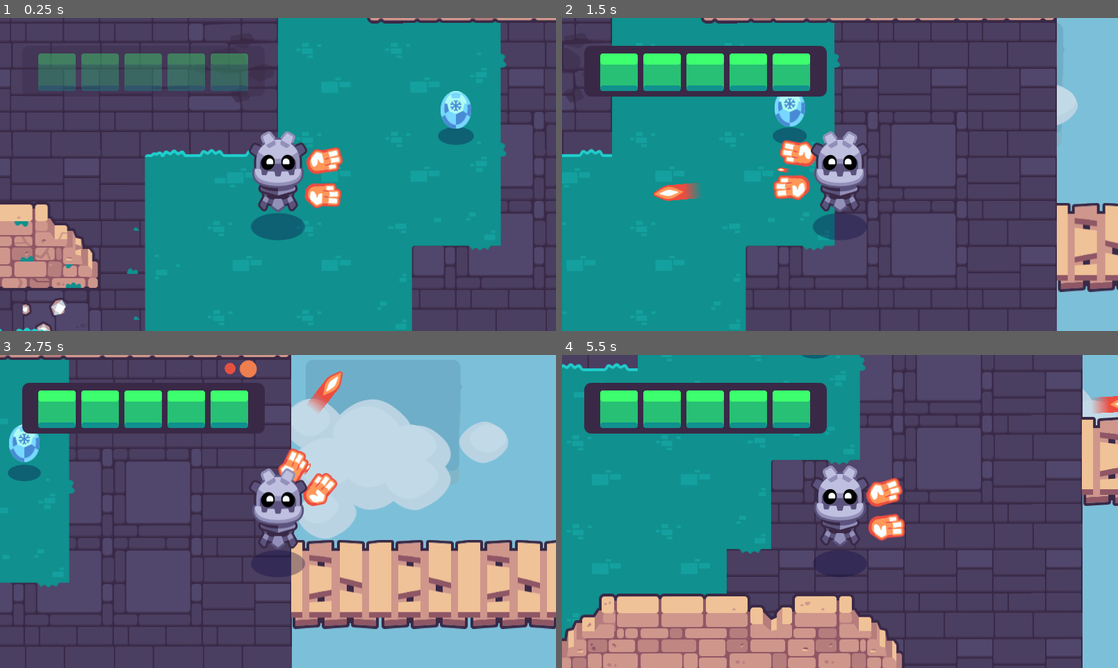
Above: before the commit, frames 1-4 (two rows, left to right).
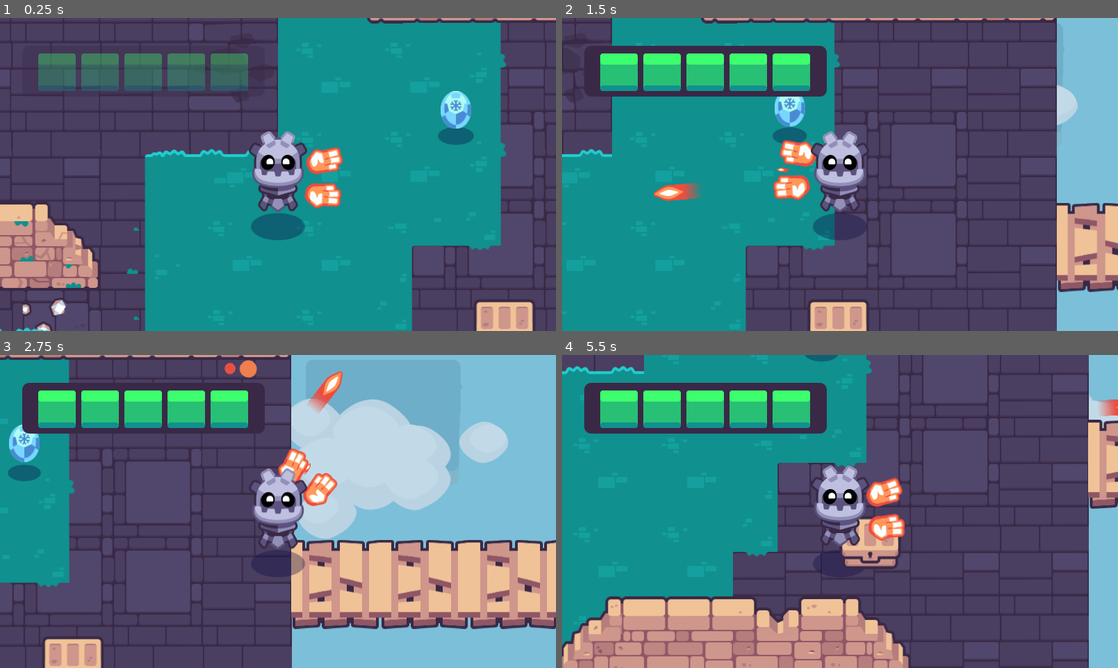
Above: after the commit, the same moments.

Repository: Tonykuang1028/2d-GameDev-Course
Game: Godot game, scene res://completed_project.tscn
Two runs of this game, one before a commit and one after it. Both use one fixed random seed, a clock stepped at 60 frames per second and the inputs below. Sound files missing from this copy of the repository are replaced by a short silence.
Inputs (mouse positions are in pixels of both pictures, inside the frame that each line leads up to):
- Up to frame 1 (0.25 s): no input
- Up to frame 2 (1.5 s): tap Enter at 0.5 s; move the mouse to (962, 158) at 0.52 s; hold D (move_right) 0.53-1.25 s; hold Mouse wheel down (cycle_weapon_down) 0.53-1.25 s; click (962, 158) at 0.67 s; drag from (728, 190) to (812, 115) at 1.27 s
- Up to frame 3 (2.75 s): move the mouse to (333, 442) at 2.02 s; press the mouse at (333, 442) at 2.03 s; hold D (move_right) from 2.03 s (still down)
- Up to frame 4 (5.5 s): release D (move_right) at 2.75 s; release the mouse at (895, 442) at 2.75 s; drag from (812, 574) to (745, 370) at 2.77 s; move the mouse to (1006, 558) at 3.52 s; hold A (move_left) 3.53-4.25 s; hold Mouse wheel up (cycle_weapon_up) 3.53-4.25 s; drag from (673, 464) to (840, 539) at 4.27 s; move the mouse to (867, 511) at 5.02 s; hold S (move_down) from 5.03 s (still down); hold Mouse wheel down (cycle_weapon_down) from 5.03 s (still down); click (867, 511) at 5.17 s

The runs differ from the first frame. In frame 1, 1.1% of the frame differs, in the area x 85-97%, y 90-100%; in frame 2, 1.1%; in frame 3, 1.1%; in frame 4, 16%, in the area x 0-100%, y 0-100%.

Commit message:
102e: add a chest that spawns pickups

Diff:
--- a/02.getting-to-know-godot/levels/rooms/chests/chest.gd
+++ b/02.getting-to-know-godot/levels/rooms/chests/chest.gd
@@ -11,7 +11,7 @@
 
 func loot() -> void:
 	_animation_player.play("open")
-
+	create_pickup()
 
 func create_pickup() -> void:
 	var loot_instance = LOOT_SCENES[randi() % LOOT_SCENES.size()].instantiate()
--- a/02.getting-to-know-godot/levels/rooms/room_a.tscn
+++ b/02.getting-to-know-godot/levels/rooms/room_a.tscn
@@ -1,6 +1,7 @@
-[gd_scene load_steps=2 format=3 uid="uid://cu2rb5dl4ljte"]
+[gd_scene load_steps=3 format=3 uid="uid://cu2rb5dl4ljte"]
 
 [ext_resource type="PackedScene" uid="uid://bupkynq73ufaa" path="res://levels/base_room.tscn" id="1_plgur"]
+[ext_resource type="PackedScene" uid="uid://cl1xkaij81jjs" path="res://levels/rooms/chests/chest.tscn" id="2_1akd6"]
 
 [node name="RoomA" instance=ExtResource("1_plgur")]
 rotation = -0.00114604
@@ -13,3 +14,6 @@
 
 [node name="InvisibleWalls" parent="." index="1"]
 layer_0/tile_data = PackedInt32Array(-65532, 0, 0, -65529, 0, 0, -65528, 0, 0, -65527, 0, 0, 11, 0, 0, 65547, 0, 0, 131 …(723 unchanged characters)…
+
+[node name="Chest" parent="." index="2" instance=ExtResource("2_1akd6")]
+position = Vector2(1093.22, 683.253)
Not shown, changed: 02.getting-to-know-godot/godot_tours.log
Not shown, removed: 02.getting-to-know-godot/godot_tours.log-94eSer
Not shown, added: 02.getting-to-know-godot/godot_tours.log-q1fGlm
